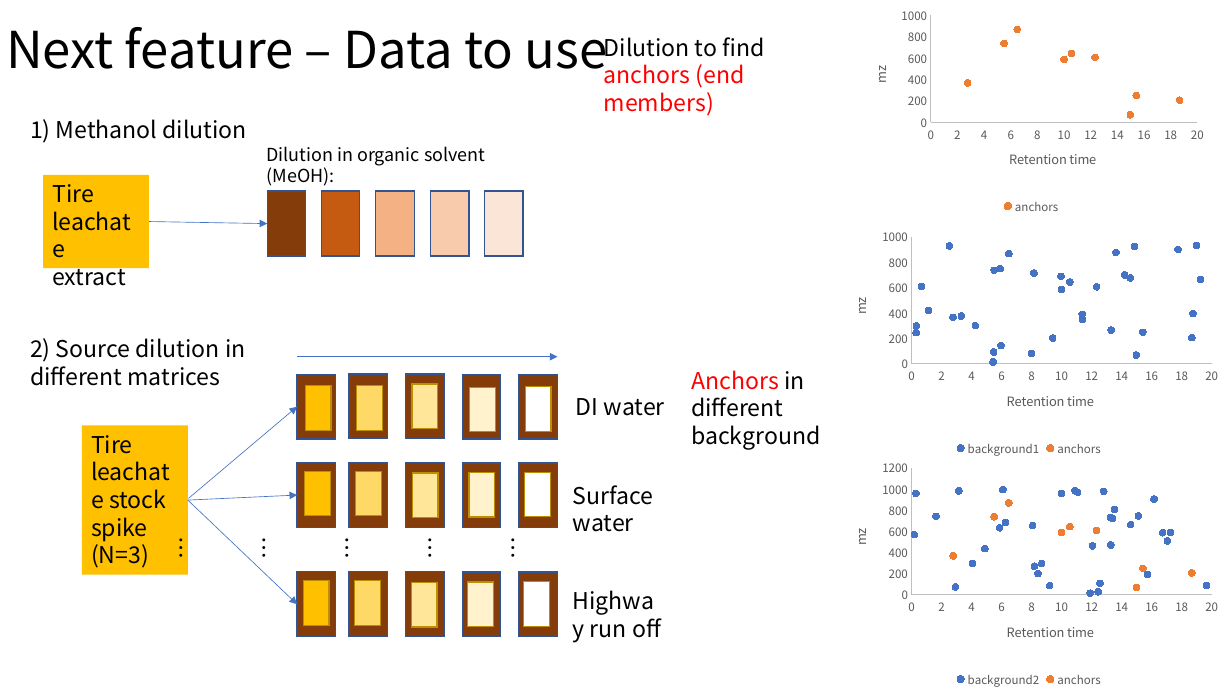
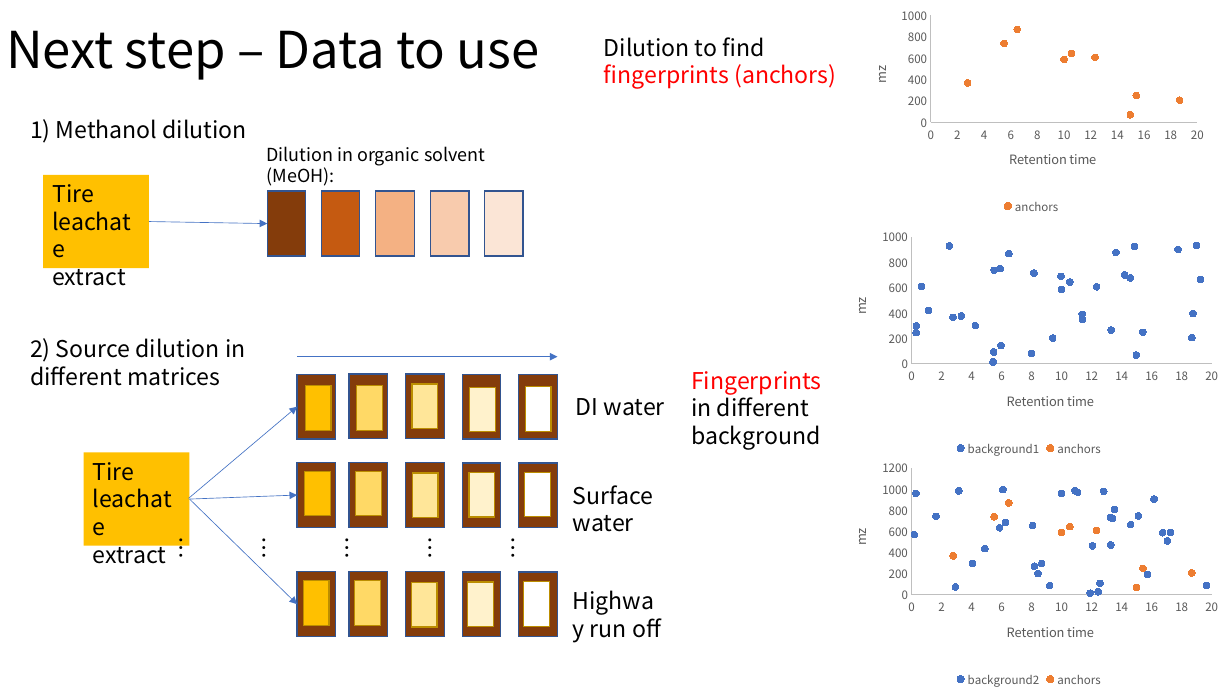
Before and after one commit to XiminHu/mass-suite, a slide deck: slide 7 of doc/20201102-projectmeeting.pptx (slide 5 before the commit). Drawn at 1232x693 pixels with LibreOffice and Linux fonts; fonts in the diff are those of the drawing. Boxes give left, top, right and bottom in pixels: in the first picture for what was removed or moved away, otherwise in the second. Text is boxed around its words. In the diff, an @@ line names an element or a change of style, - is before the commit and + after.

Commit message:
dummy data investigation

```diff
--- a/doc/20201102-projectmeeting.pptx
+++ b/doc/20201102-projectmeeting.pptx
@@ title at [6, 30, 540, 80]: text changed @@
-Next feature – Data to use
+Next step – Data to use
@@ text at [604, 37, 836, 89]: text changed @@
-Dilution to find anchors (end members)
+Dilution to find fingerprints (anchors)
@@ text at [691, 371, 822, 450]: text changed @@
-Anchors in different background
+Fingerprints in different background
@@ rectangle "Tire leachate extract": place and size @@
-rectangle "Tire leachate extract" at [82, 425, 189, 575]
+rectangle "Tire leachate extract" at [84, 453, 190, 546]
@@ text in rectangle at [93, 462, 167, 564]: text changed @@
-Tire leachate stock spike (N=3)
+Tire leachate extract
```
Also in this commit, not shown: 11 other slides changed, 3 slides added, 1 other file.
